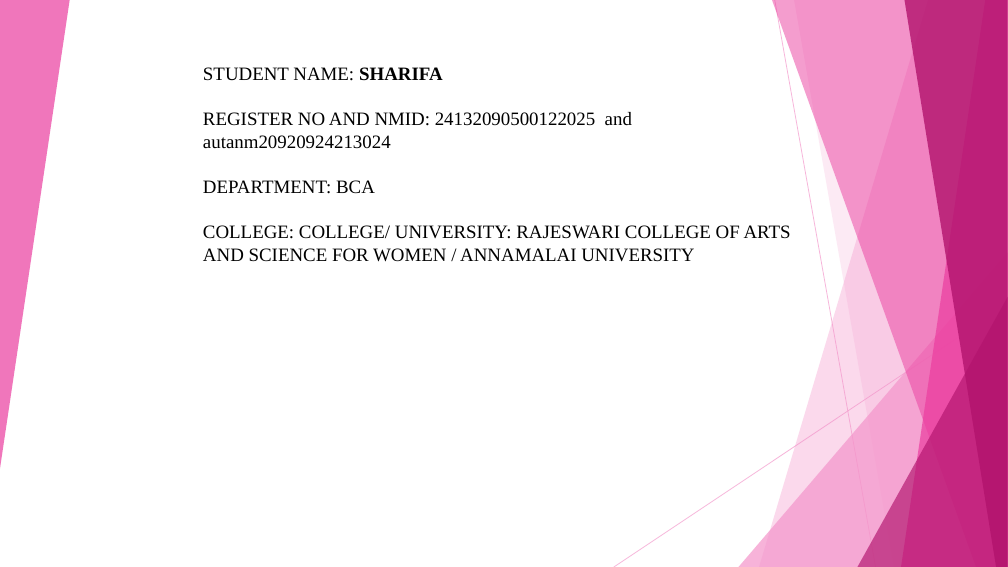
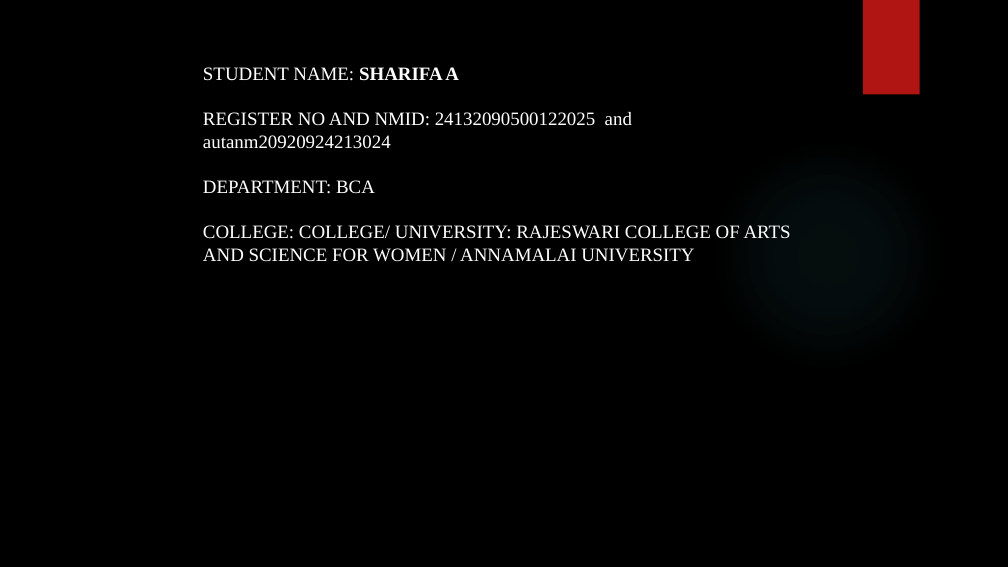
Before and after one commit to SHAREEFA-gif/SHAREEFA, a slide deck: slide 1 of SHARIFA.pptx. Drawn at 1008x567 pixels with LibreOffice and Linux fonts; fonts in the diff are those of the drawing; background and template pictures are left out. Boxes give left, top, right and bottom in pixels: in the first picture for what was removed or moved away, otherwise in the second. Text is boxed around its words. In the diff, an @@ line names an element or a change of style, - is before the commit and + after.

```diff
--- a/SHARIFA.pptx
+++ b/SHARIFA.pptx
@@ background #FFFFFF to picture (left out) @@
@@ group removed at bbox=[0, 0, 1008, 567]: 5 freeform shapes, 3 triangles, 2 lines @@
@@ rectangle added at bbox=[863, 0, 920, 95], fill #B01513 @@
@@ text at bbox=[203, 67, 459, 81]: text changed; text colour #000000 to #FFFFFF @@
-STUDENT NAME: SHARIFA
+STUDENT NAME: SHARIFA A
@@ text at bbox=[203, 112, 791, 262]: text colour #000000 to #FFFFFF in "REGISTER NO AND NMID: 24132090500122025 and autanm2092092421 ...", "DEPARTMENT: BCA", "COLLEGE: COLLEGE/ UNIVERSITY: RAJESWARI COLLEGE OF ARTS ..." @@
@@ ellipse added at bbox=[712, 138, 944, 371], fill gradient #50B9C1 @@
```
Also in this commit, not shown: 10 other slides changed.
